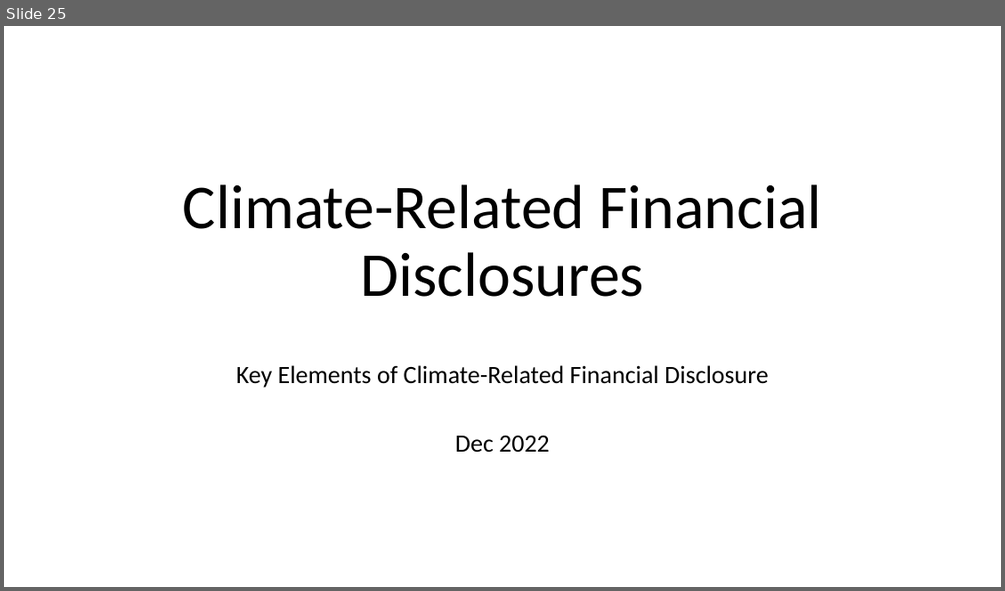
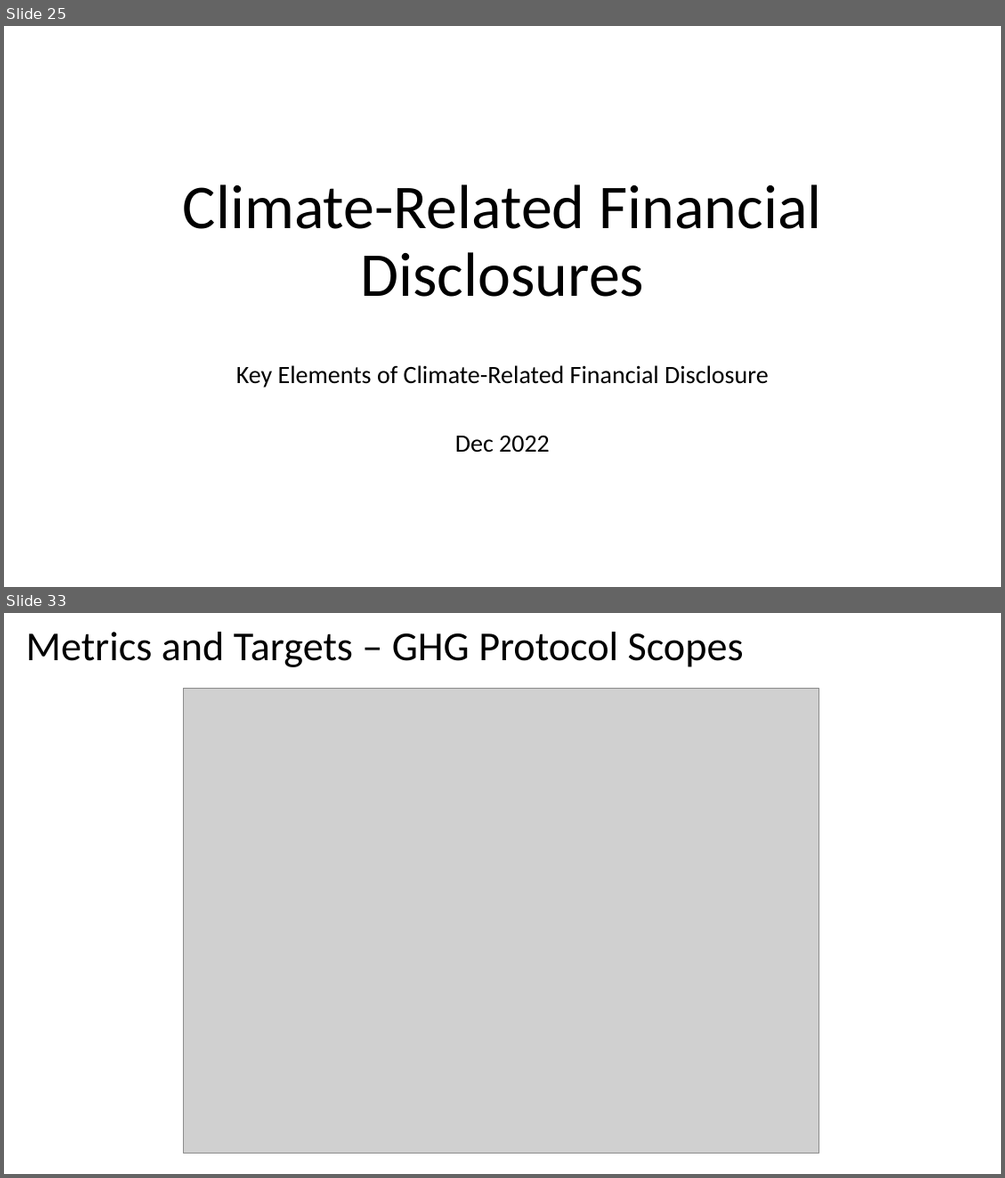
Before and after one commit to gowestyang/finance, a slide deck: 2022_tcfd-knowledge-hub/202212_tcfd-knowledge-hub.pptx. Shown one above the other, each under a label of ours: slide 25 before the commit, slides 25 and 33 after it; the slides between them are not shown. The pictures are 1005x591 and 1005x1178 pixels, drawn with LibreOffice and Linux fonts; fonts in the diff are those of the drawing; grey boxes stand for pictures. Boxes give left, top, right and bottom in pixels: in the first picture for what was removed or moved away, otherwise in the second. Text is boxed around its words. In the diff, an @@ line names an element or a change of style, - is before the commit and + after.

```diff
--- a/2022_tcfd-knowledge-hub/202212_tcfd-knowledge-hub.pptx
+++ b/2022_tcfd-knowledge-hub/202212_tcfd-knowledge-hub.pptx
@@ slide 33 added at bbox=[4, 613, 1001, 1174], background #FFFFFF @@
@@ title added at bbox=[26, 632, 744, 667], 39.6 pt, text #000000 @@
+Metrics and Targets – GHG Protocol Scopes
@@ picture added at bbox=[184, 688, 819, 1153] @@
```
Also in this commit, not shown: 2 slides changed, 16 other slides added, 2 slides removed, 1 other file.
